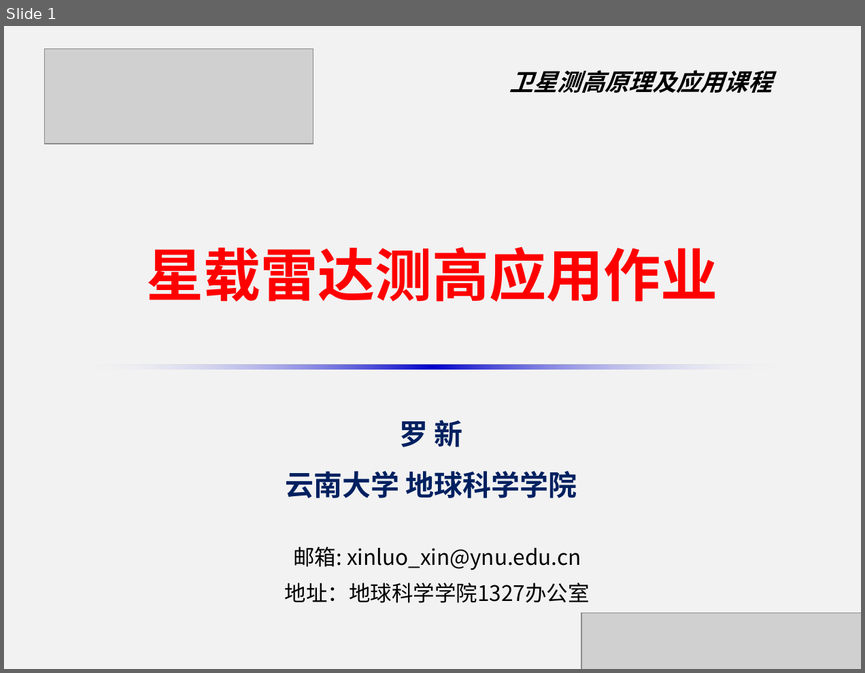
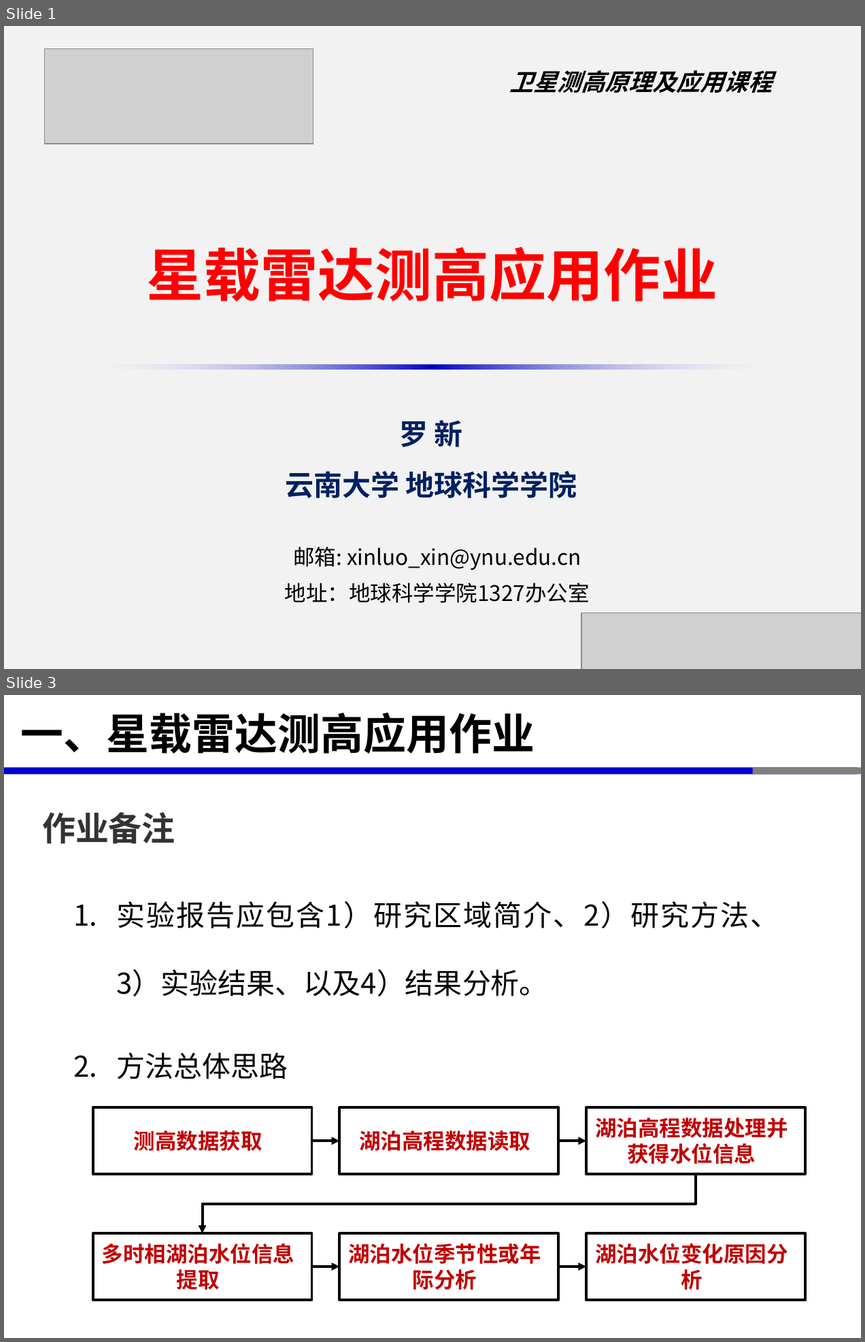
Before and after one commit to xinluo2018/satellite-altimetry-course, a slide deck: 第3章-星载雷达测高应用-12学时/第3节-星载雷达测高作业-2学时.pptx. Shown one above the other, each under a label of ours: slide 1 before the commit, slides 1 and 3 after it; the slides between them are not shown. The pictures are 865x673 and 865x1342 pixels, drawn with LibreOffice and Linux fonts; fonts in the diff are those of the drawing; grey boxes stand for pictures. Boxes give left, top, right and bottom in pixels: in the first picture for what was removed or moved away, otherwise in the second. Text is boxed around its words. In the diff, an @@ line names an element or a change of style, - is before the commit and + after.

```diff
--- a/第3章-星载雷达测高应用-12学时/第3节-星载雷达测高作业-2学时.pptx
+++ b/第3章-星载雷达测高应用-12学时/第3节-星载雷达测高作业-2学时.pptx
@@ slide 3 added at bbox=[4, 695, 861, 1338], background #FFFFFF @@
@@ title added at bbox=[21, 713, 535, 753], 36 pt, text #000000, bold @@
+一、星载雷达测高应用作业
@@ round same rect added at bbox=[5, 767, 857, 775], fill #0000CC @@
@@ round same rect added at bbox=[753, 767, 861, 774], fill #808080 @@
@@ text added at bbox=[42, 812, 175, 844], 28 pt, text #333333, bold @@
+作业备注
@@ text added at bbox=[116, 901, 779, 1079], 24 pt, text #000000 @@
+1. 实验报告应包含1）研究区域简介、2）研究方法、3）实验结果、以及4）结果分析。
+2. 方法总体思路
@@ rectangle added at bbox=[93, 1107, 313, 1174], fill #FFFFFF, outline #000000 2.25 pt, 18 pt, text #C00000, bold @@
+测高数据获取
@@ rectangle added at bbox=[340, 1107, 559, 1174], fill #FFFFFF, outline #000000 2.25 pt, 18 pt, text #C00000, bold @@
+湖泊高程数据读取
@@ rectangle added at bbox=[586, 1107, 805, 1174], fill #FFFFFF, outline #000000 2.25 pt, 18 pt, text #C00000, bold @@
+湖泊高程数据处理并获得水位信息
@@ arrow added from (311, 1140) to (340, 1140), #000000 2.25 pt @@
@@ arrow added from (558, 1140) to (586, 1140), #000000 2.25 pt @@
@@ elbow arrow added from (696, 1174) to (202, 1233), #000000 2.25 pt @@
@@ rectangle added at bbox=[93, 1233, 313, 1300], fill #FFFFFF, outline #000000 2.25 pt, 18 pt, text #C00000, bold @@
+多时相湖泊水位信息提取
@@ rectangle added at bbox=[340, 1233, 559, 1300], fill #FFFFFF, outline #000000 2.25 pt, 18 pt, text #C00000, bold @@
+湖泊水位季节性或年际分析
@@ rectangle added at bbox=[586, 1233, 805, 1300], fill #FFFFFF, outline #000000 2.25 pt, 18 pt, text #C00000, bold @@
+湖泊水位变化原因分析
@@ arrow added from (311, 1266) to (340, 1266), #000000 2.25 pt @@
@@ arrow added from (558, 1266) to (586, 1266), #000000 2.25 pt @@
@@ freeform shape added at bbox=[4, 1294, 861, 1294], outline #FFFFFF 0.25 pt @@
```
Also in this commit, not shown: 1 slide changed, 21 other files.
